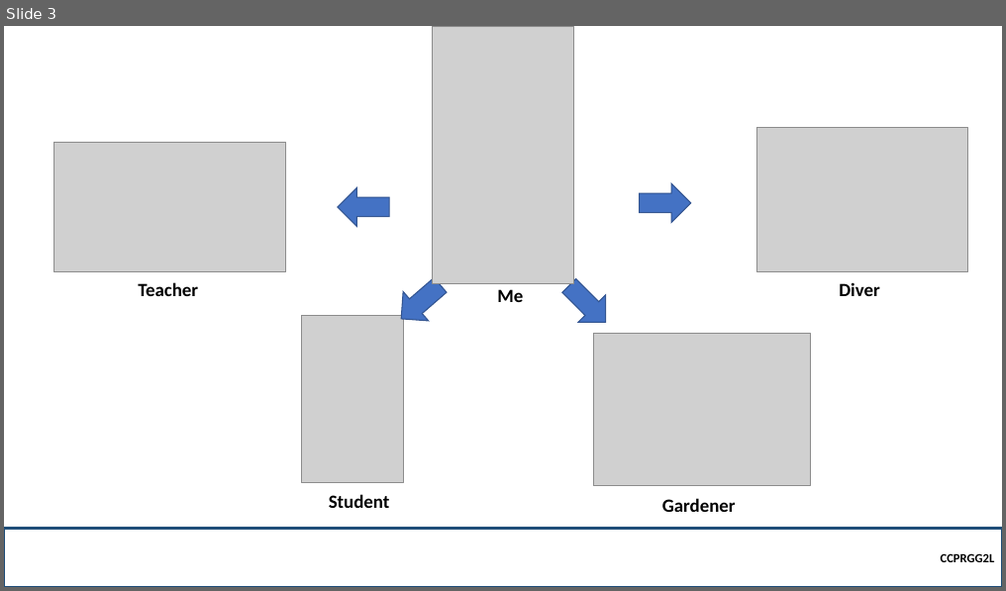
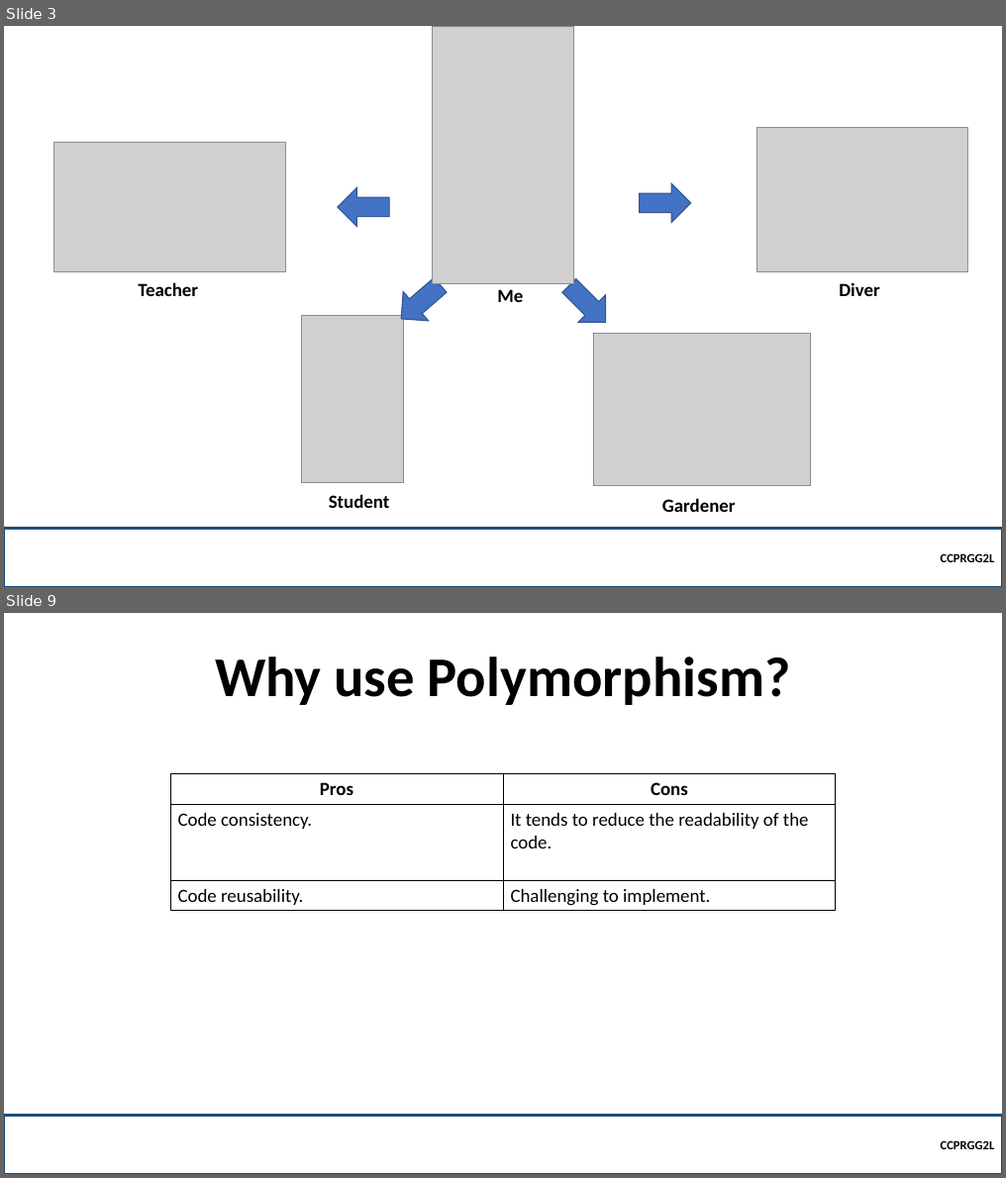
Before and after one commit to robitussin/CCPRGG2L, a slide deck: week_7-8/Polymorphism.pptx. Shown one above the other, each under a label of ours: slide 3 before the commit, slides 3 and 9 after it; the slides between them are not shown. The pictures are 1006x591 and 1006x1178 pixels, drawn with LibreOffice and Linux fonts; fonts in the diff are those of the drawing; grey boxes stand for pictures; background and template pictures are left out. Boxes give left, top, right and bottom in pixels: in the first picture for what was removed or moved away, otherwise in the second. Text is boxed around its words. In the diff, an @@ line names an element or a change of style, - is before the commit and + after.

Commit message:
Added sample in polymorphism slide

```diff
--- a/week_7-8/Polymorphism.pptx
+++ b/week_7-8/Polymorphism.pptx
@@ slide 9 added at (4,613,1002,1174), background picture (left out) @@
@@ title added at (215,657,791,705), 54 pt, text #000000, bold @@
+Why use Polymorphism?
@@ table added at (170,774,835,910), 3 rows, 2 columns @@
+Pros | Cons
+Code consistency. | It tends to reduce the readability of the code.
+Code reusability. | Challenging to implement.
@@ rectangle added at (4,1115,1002,1174), outline #1F4E79 2.25 pt, 12 pt, text #000000, bold @@
+CCPRGG2L
```
Also in this commit, not shown: 1 slide changed, 5 other slides added.
